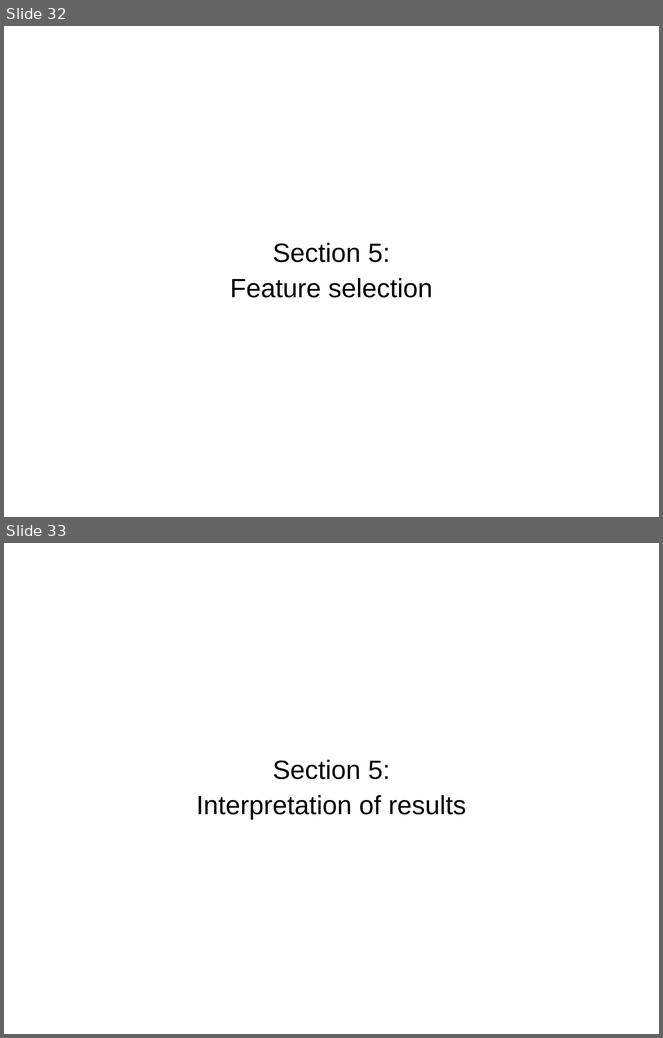
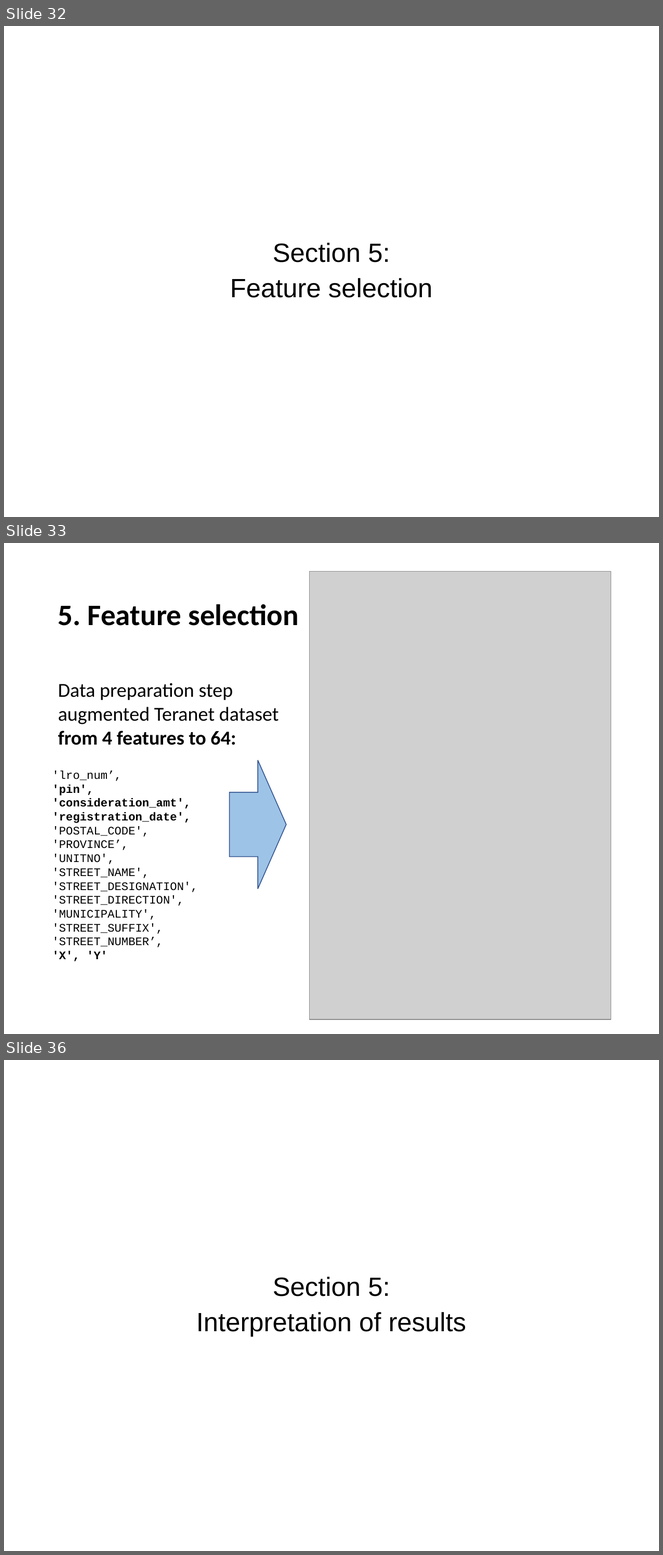
Before and after one commit to stepan-o/thesis, a slide deck: presentations/final_presentation.pptx. Shown one above the other, each under a label of ours: slides 32 and 33 before the commit, slides 32, 33 and 36 after it; the slides between them are not shown. The pictures are 663x1038 and 663x1555 pixels, drawn with LibreOffice and Linux fonts; fonts in the diff are those of the drawing; grey boxes stand for pictures. Boxes give left, top, right and bottom in pixels: in the first picture for what was removed or moved away, otherwise in the second. Text is boxed around its words. In the diff, an @@ line names an element or a change of style, - is before the commit and + after.

```diff
--- a/presentations/final_presentation.pptx
+++ b/presentations/final_presentation.pptx
@@ slide 33 added at (4,543,659,1034), background #FFFFFF @@
@@ picture added at (310,571,611,1020) @@
@@ text added at (58,604,299,626), 36 pt, text #000000, bold @@
+5. Feature selection
@@ text added at (58,683,279,745), 24 pt, text #000000 @@
+Data preparation step
+augmented Teranet dataset
+from 4 features to 64:
@@ right arrow added at (229,760,286,890), fill #9DC3E6, outline #325491 1 pt @@
@@ text added at (52,771,198,962), 14 pt, text #000000 @@
+'lro_num’,
+'pin', 'consideration_amt', 'registration_date', 'POSTAL_CODE', 'PROVINCE’,
+'UNITNO', 'STREET_NAME', 'STREET_DESIGNATION', 'STREET_DIRECTION', 'MUNICIPALITY', 'STREET_SUFFIX', 'STREET_NUMBER’,
+'X', 'Y'
@@ what was slide 33 is now slide 36 @@
```
Also in this commit, not shown: 4 slides changed, 2 other slides added.
